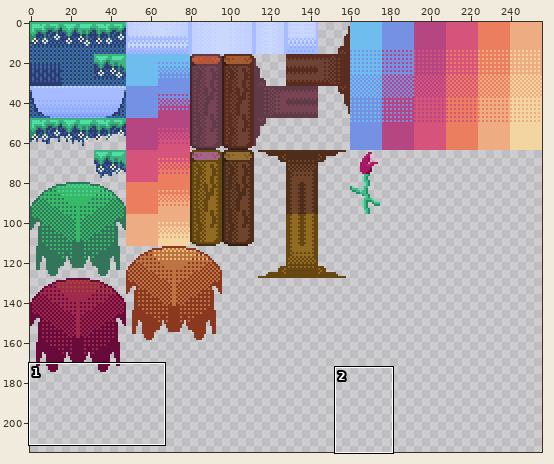
File history of a sprite sheet, assets/img/terrain/level2tiles.png. Above: a wide view before the commit, with the close-up outlined.
Close-up. The starting point:
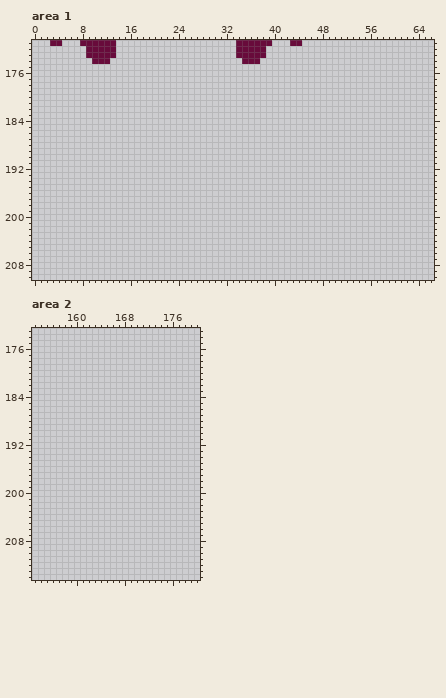
The file is 512x512 pixels, drawn in blocks of 2x2; one block is one cell here. Pixels under 10% opacity are left out. Shown: area 1: x 0..66, y 171..210; area 2: x 153..180, y 173..214. The wide view leaves out empty margins. The commit also changed other parts of the picture, which this record leaves out.
Now the later version:
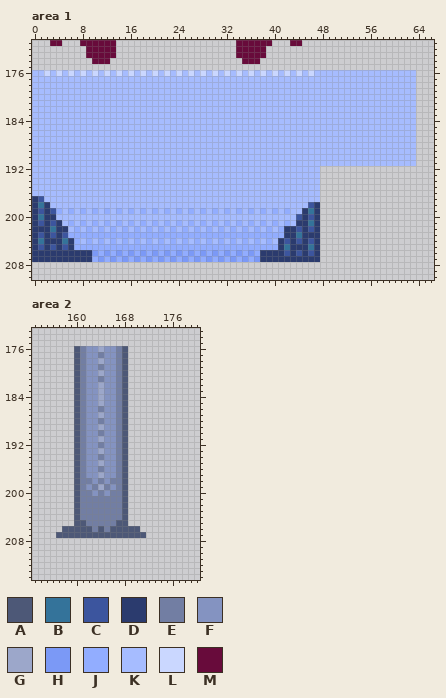
Palette (. is transparent): A #4d5877  B #34739a  C #3c559e  D #2b3b6e  E #727ea3  F #8493c1  G #9ca7ca  H #7b99f6  J #92adff  K #a6bcff  L #cad7ff  M #680b3b
Edits made:
Changed rows in their new state; - is an unchanged pixel.
Area 1:
first column x 0:
176 KKLKLKLKLKLKLKLKLKLKLKLKLKLKLKLKLKLKLKLKLKLKLKLKKKKKKKKKKKKKKKKK
177 KKKKKKKKKKKKKKKKKKKKKKKKKKKKKKKKKKKKKKKKKKKKKKKKKKKKKKKKKKKKKKKK
178 KKKKKKKKKKKKKKKKKKKKKKKKKKKKKKKKKKKKKKKKKKKKKKKKKKKKKKKKKKKKKKKK
179 KKKKKKKKKKKKKKKKKKKKKKKKKKKKKKKKKKKKKKKKKKKKKKKKKKKKKKKKKKKKKKKK
180 KKKKKKKKKKKKKKKKKKKKKKKKKKKKKKKKKKKKKKKKKKKKKKKKKKKKKKKKKKKKKKKK
181 KKKKKKKKKKKKKKKKKKKKKKKKKKKKKKKKKKKKKKKKKKKKKKKKKKKKKKKKKKKKKKKK
182 KKKKKKKKKKKKKKKKKKKKKKKKKKKKKKKKKKKKKKKKKKKKKKKKKKKKKKKKKKKKKKKK
183 KKKKKKKKKKKKKKKKKKKKKKKKKKKKKKKKKKKKKKKKKKKKKKKKKKKKKKKKKKKKKKKK
184 KKKKKKKKKKKKKKKKKKKKKKKKKKKKKKKKKKKKKKKKKKKKKKKKKKKKKKKKKKKKKKKK
185 KKKKKKKKKKKKKKKKKKKKKKKKKKKKKKKKKKKKKKKKKKKKKKKKKKKKKKKKKKKKKKKK
186 KKKKKKKKKKKKKKKKKKKKKKKKKKKKKKKKKKKKKKKKKKKKKKKKKKKKKKKKKKKKKKKK
187 KKKKKKKKKKKKKKKKKKKKKKKKKKKKKKKKKKKKKKKKKKKKKKKKKKKKKKKKKKKKKKKK
188 KKKKKKKKKKKKKKKKKKKKKKKKKKKKKKKKKKKKKKKKKKKKKKKKKKKKKKKKKKKKKKKK
189 KKKKKKKKKKKKKKKKKKKKKKKKKKKKKKKKKKKKKKKKKKKKKKKKKKKKKKKKKKKKKKKK
190 KKKKKKKKKKKKKKKKKKKKKKKKKKKKKKKKKKKKKKKKKKKKKKKKKKKKKKKKKKKKKKKK
191 KKKKKKKKKKKKKKKKKKKKKKKKKKKKKKKKKKKKKKKKKKKKKKKKKKKKKKKKKKKKKKKK
192 KKKKKKKKKKKKKKKKKKKKKKKKKKKKKKKKKKKKKKKKKKKKKKKK----------------
193 KKKKKKKKKKKKKKKKKKKKKKKKKKKKKKKKKKKKKKKKKKKKKKKK----------------
194 KKKKKKKKKKKKKKKKKKKKKKKKKKKKKKKKKKKKKKKKKKKKKKKK----------------
195 KKKKKKKKKKKKKKKKKKKKKKKKKKKKKKKKKKKKKKKKKKKKKKKK----------------
196 KKKKKKKKKKKKKKKKKKKKKKKKKKKKKKKKKKKKKKKKKKKKKKKK----------------
197 DCKKKKKKKKKKKKKKKKKKKKKKKKKKKKKKKKKKKKKKKKKKKKKK----------------
198 DBDKKKKKKKKKKKKKKKKKKKKKKKKKKKKKKKKKKKKKKKKKKKCD----------------
199 DCDCJKJKJKJKJKJKJKJKJKJKJKJKJKJKJKJKJKJKJKJKKDBD----------------
200 DBDDKKKKKKKKKKKKKKKKKKKKKKKKKKKKKKKKKKKKKKKKCDCD----------------
201 DCDCDKJKJKJKJKJKJKJKJKJKJKJKJKJKJKJKJKJKJKJKDDBD----------------
202 DDDBDDKJKJKJKJKJKJKJKJKJKJKJKJKJKJKJKJKJKJDDCDCD----------------
203 DCDCDCJJJJJJJJJJJJJJJJJJJJJJJJJJJJJJJJJJJJDDBDDD----------------
204 DBDDDBDJKJKJKJKJKJKJKJKJKJKJKJKJKJKJKJKJKDCDCDCD----------------
205 DCDCDCDJJJJJJJJJJJJJJJJJJJJJJJJJJJJJJJJJJDBDDDBD----------------
206 DDDDDDDDDDHJHJHJHJHJHJHJHJHJHJHJHJHJHJDDDDCDCDCD----------------
207 DDDDDDDDDDJHJHJHJHJHJHJHJHJHJHJHJHJHJHDDDDDDDDDD----------------
Area 2:
first column x 157:
176 ---AEFFGFFEA---
177 ---AEFFEFFEA---
178 ---AEFFGFFEA---
179 ---AEFFEFFEA---
180 ---AEFFGFFEA---
181 ---AEFFEFFEA---
182 ---AEFFGFFEA---
183 ---AEFFGFFEA---
184 ---AEFFGFFEA---
185 ---AEFFGFFEA---
186 ---AEFFEFFEA---
187 ---AEFFGFFEA---
188 ---AEFFEFFEA---
189 ---AEFFGFFEA---
190 ---AEFFEFFEA---
191 ---AEFFGFFEA---
192 ---AEFFEFFEA---
193 ---AEFFGFFEA---
194 ---AEFFEFFEA---
195 ---AEFFGFFEA---
196 ---AEFFEFFEA---
197 ---AEFFGFFEA---
198 ---AEEFEFEEA---
199 ---AEFEGEFEA---
200 ---AEEFEFEEA---
201 ---AEEEEEEEA---
202 ---AEEEEEEEA---
203 ---AEEEEEEEA---
204 ---AEEEEEEEA---
205 ---AAEEEEEAA---
206 -AAAAAEAEAAAAA-
207 AAAAAAAAAAAAAAA
